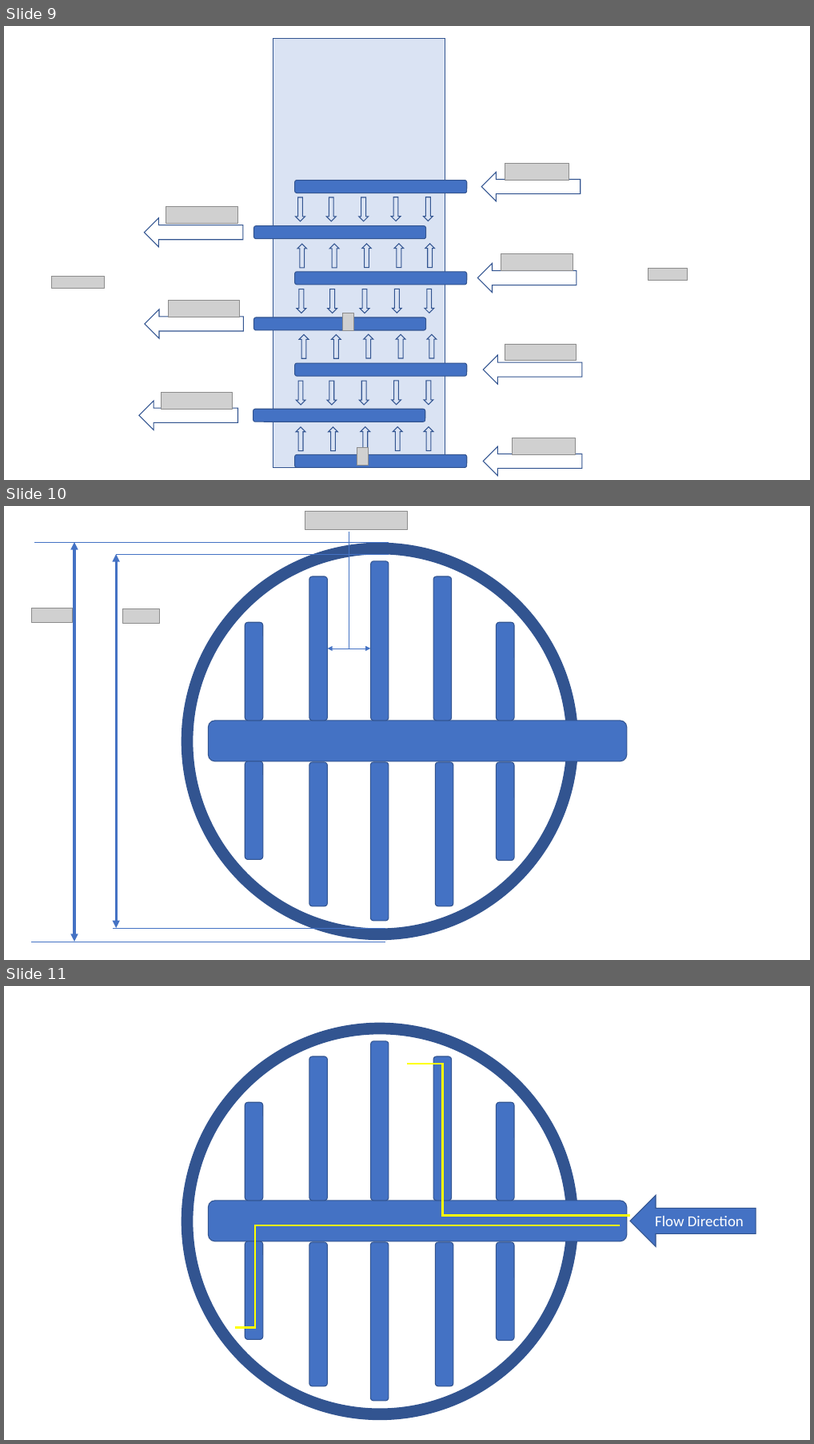
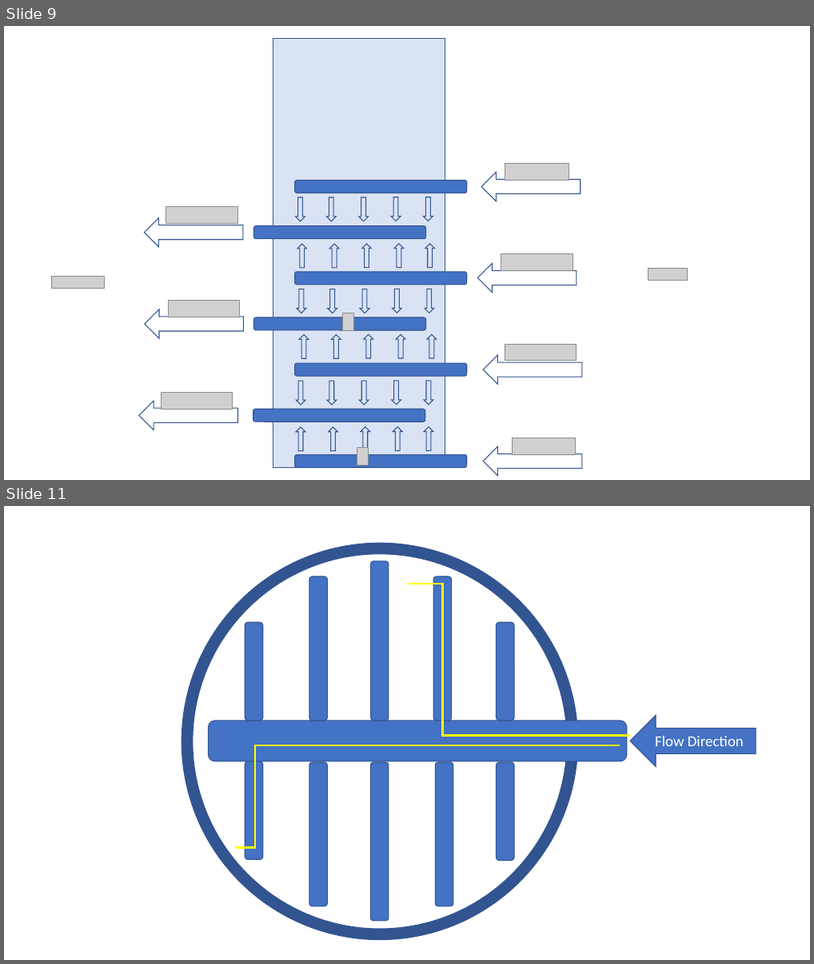
Before and after one commit to AguaClara/Textbook, a slide deck: ClareDiagrams.pptx. Shown one above the other, each under a label of ours: slides 9, 10 and 11 before the commit, slides 9 and 11 after it; the slides between them are not shown. The pictures are 814x1444 and 814x964 pixels, drawn with LibreOffice and Linux fonts; fonts in the diff are those of the drawing; grey boxes stand for pictures; background and template pictures are left out. Boxes give left, top, right and bottom in pixels: in the first picture for what was removed or moved away, otherwise in the second. Text is boxed around its words. In the diff, an @@ line names an element or a change of style, - is before the commit and + after.

```diff
--- a/ClareDiagrams.pptx
+++ b/ClareDiagrams.pptx
@@ slide 10 removed at bbox=[4, 506, 810, 960], background #FFFFFF @@
@@ picture removed at bbox=[306, 512, 407, 529] @@
@@ line removed from (389, 542) to (34, 542) @@
@@ double arrow removed from (74, 542) to (74, 941) @@
@@ ellipse removed at bbox=[187, 548, 573, 934] @@
@@ line removed from (350, 648) to (350, 532) @@
@@ line removed from (389, 554) to (116, 554) @@
@@ double arrow removed from (116, 554) to (116, 928) @@
@@ group removed at bbox=[209, 561, 628, 920]: 11 rounded rectangles @@
@@ picture removed at bbox=[32, 608, 72, 623] @@
@@ picture removed at bbox=[123, 609, 159, 623] @@
@@ double arrow removed from (328, 648) to (370, 648) @@
@@ line removed from (386, 928) to (113, 928) @@
@@ line removed from (386, 941) to (31, 941) @@
```
Also in this commit, not shown: 1 slide changed, 1 slide added, 3 other files.
